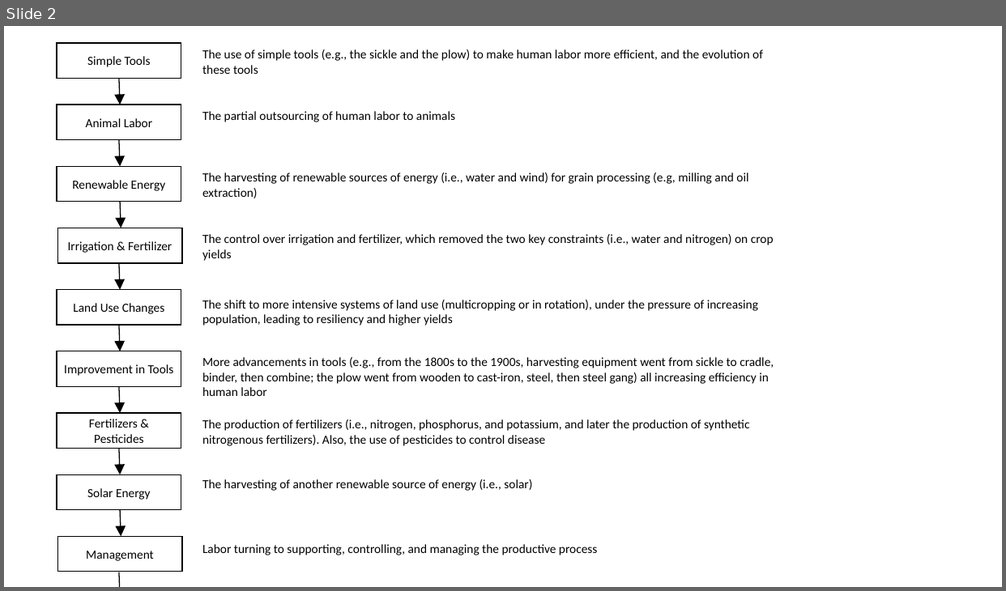
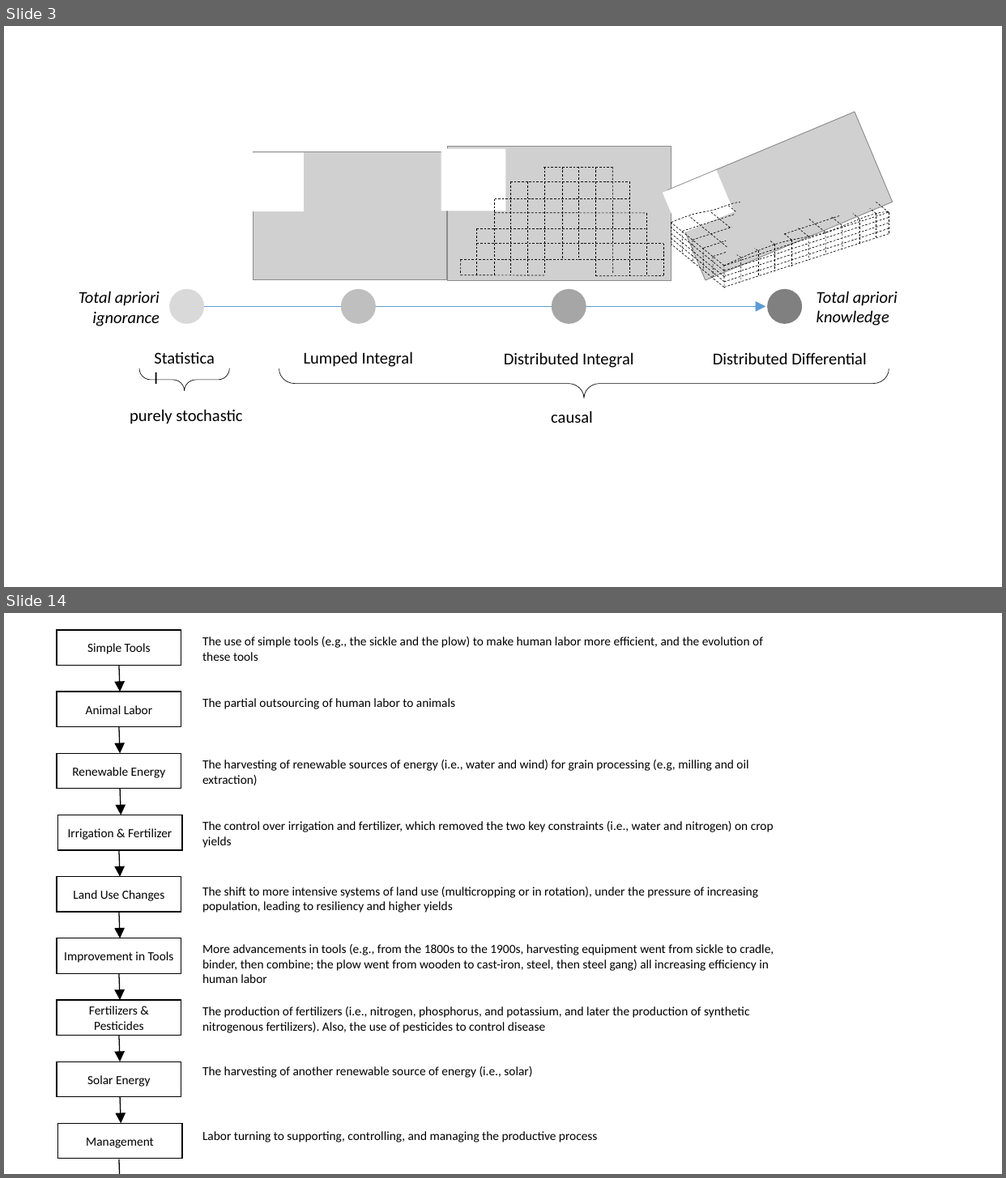
Before and after one commit to elliewhite-usgs/phd-predicting-unguaged-basins, a slide deck: presentation/slides/some graphs.pptx. Shown one above the other, each under a label of ours: slide 2 before the commit, slides 3 and 14 after it; the slides between them are not shown. The pictures are 1006x591 and 1006x1178 pixels, drawn with LibreOffice and Linux fonts; fonts in the diff are those of the drawing; grey boxes stand for pictures. Boxes give left, top, right and bottom in pixels: in the first picture for what was removed or moved away, otherwise in the second. Text is boxed around its words. In the diff, an @@ line names an element or a change of style, - is before the commit and + after.

```diff
--- a/presentation/slides/some graphs.pptx
+++ b/presentation/slides/some graphs.pptx
@@ slide 3 added at [4, 26, 1002, 587], background #FFFFFF @@
@@ group added at [64, 105, 914, 437]: 66 lines, 8 texts, 4 rectangles, 4 ellipses, 3 pictures, 2 left braces, 2 freeform shapes, 1 arrow @@
+purely stochastic
+causal
+Total apriori ignorance
+Total apriori knowledge
+Statistical
+Lumped Integral
+Distributed Integral
+Distributed Differential
@@ what was slide 2 is now slide 14 @@
```
Also in this commit, not shown: 6 slides changed, 16 other slides added, 4 other files.
